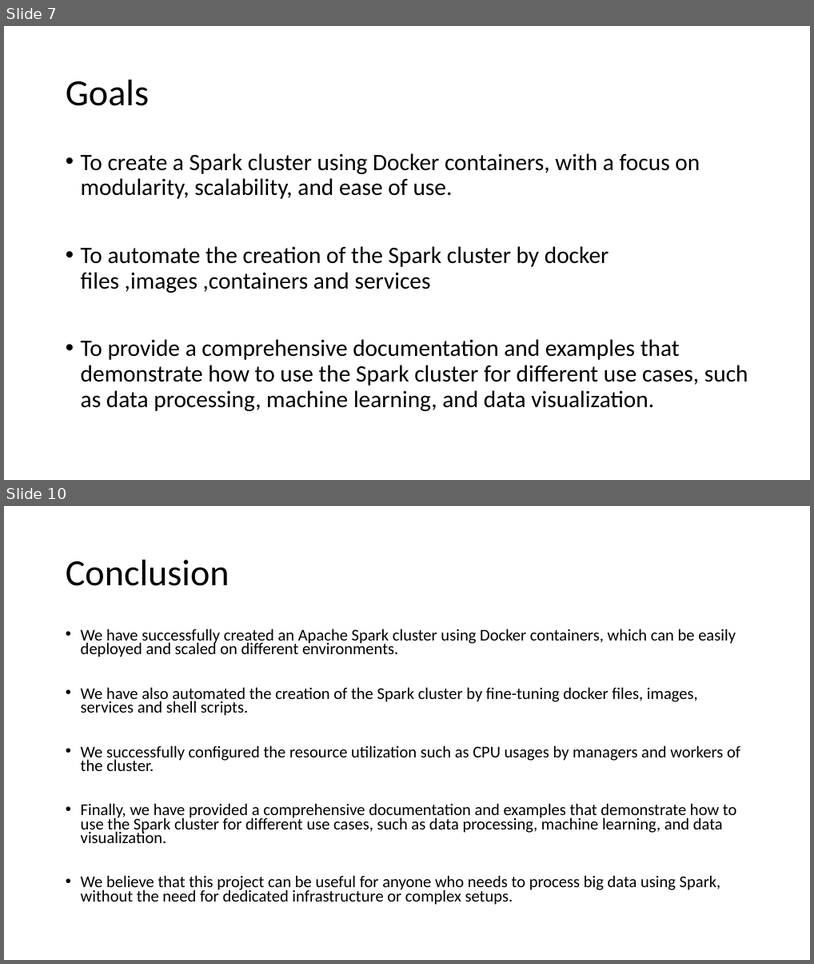
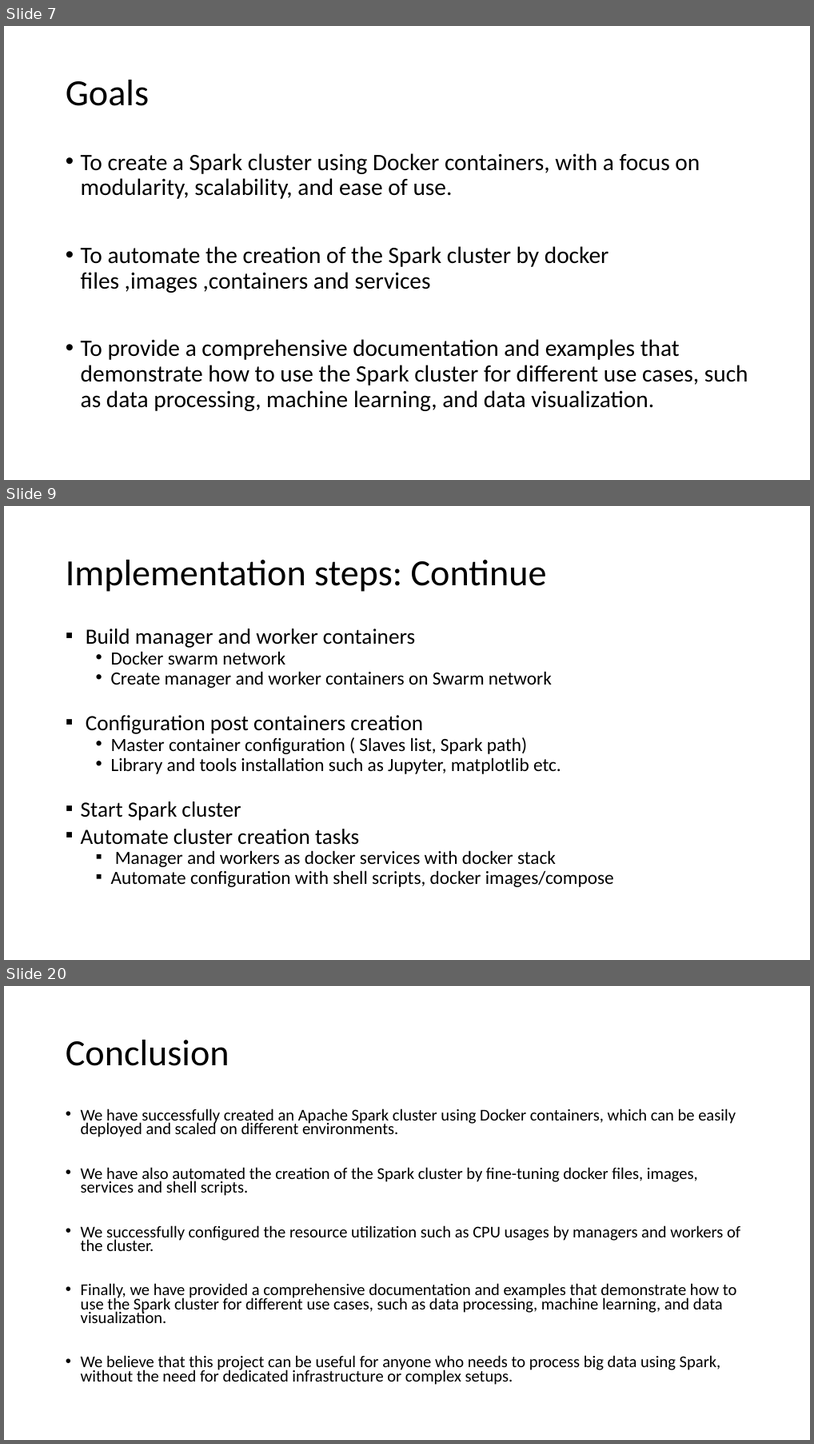
Before and after one commit to gprasad09/Apache-Spark-Cluster-Project, a slide deck: misc/ProjectReports-In progress/TermProject.pptx. Shown one above the other, each under a label of ours: slides 7 and 10 before the commit, slides 7, 9 and 20 after it; the slides between them are not shown. The pictures are 814x964 and 814x1444 pixels, drawn with LibreOffice and Linux fonts; fonts in the diff are those of the drawing. Boxes give left, top, right and bottom in pixels: in the first picture for what was removed or moved away, otherwise in the second. Text is boxed around its words. In the diff, an @@ line names an element or a change of style, - is before the commit and + after.

```diff
--- a/misc/ProjectReports-In progress/TermProject.pptx
+++ b/misc/ProjectReports-In progress/TermProject.pptx
@@ slide 9 added at <box>4,506,810,960</box>, background #FFFFFF @@
@@ title added at <box>66,560,547,592</box>, 44 pt, text #000000 @@
+Implementation steps: Continue
@@ text added at <box>81,628,614,887</box>, 22.2 pt, text #000000 @@
+▪ Build manager and worker containers
+  • Docker swarm network
+  • Create manager and worker containers on Swarm network
+▪ Configuration post containers creation
+  • Master container configuration ( Slaves list, Spark path)
+  • Library and tools installation such as Jupyter, matplotlib etc.
+▪ Start Spark cluster
+▪ Automate cluster creation tasks
+  ▪ Manager and workers as docker services with docker stack
+  ▪ Automate configuration with shell scripts, docker images/compose
@@ what was slide 10 is now slide 20 @@
```
Also in this commit, not shown: 2 slides changed, 10 other slides added, 1 slide removed.
